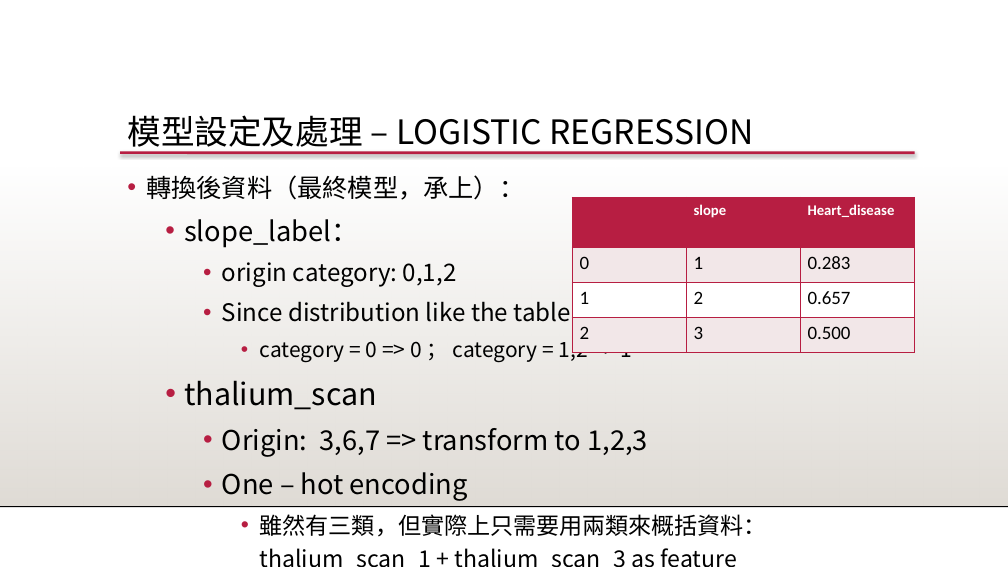
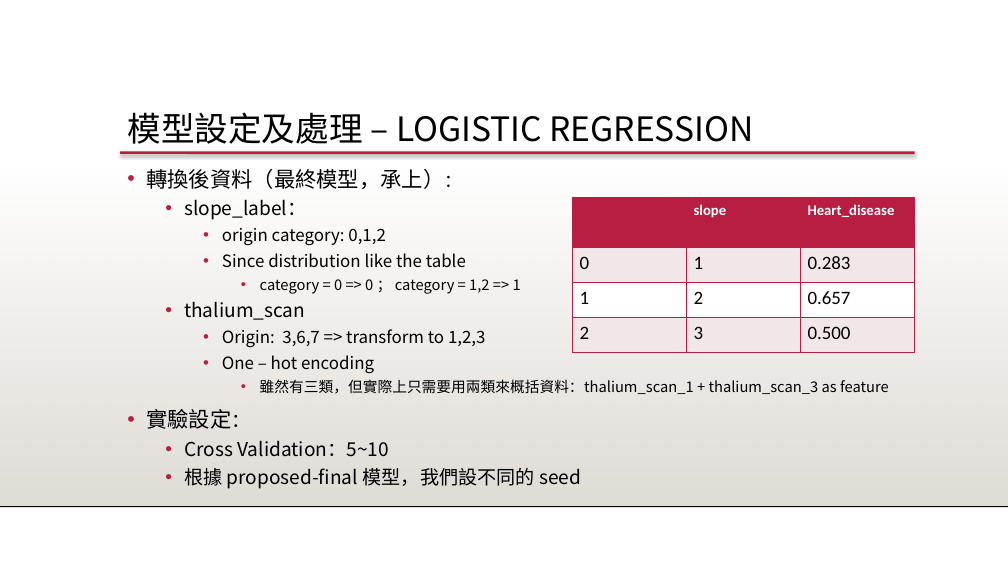
Before and after one commit to 1082-datascience/finalproject-finalproject-1082ds_group3, a slide deck: slide 32 of docs/1082_datascience_FP_3.pptx. Drawn at 1008x567 pixels with LibreOffice and Linux fonts; fonts in the diff are those of the drawing; background and template pictures are left out. Boxes give left, top, right and bottom in pixels: in the first picture for what was removed or moved away, otherwise in the second. Text is boxed around its words. In the diff, an @@ line names an element or a change of style, - is before the commit and + after.

```diff
--- a/docs/1082_datascience_FP_3.pptx
+++ b/docs/1082_datascience_FP_3.pptx
@@ text "模型設定及處理 – LOGISTIC REGRESSION" at bbox=[127, 112, 753, 144]: line spacing 0.9 to 0.8 @@
@@ text "轉換後資料（最終模型，承上）：" at bbox=[146, 169, 889, 489]: size 24 to 20.3 pt, size 24 to 16.8 pt in "轉換後資料（最終模型，承上）："; size 26 to 18.2 pt in "slope_label：", "實驗設定："; size 23 to 16.1 pt in "origin category: 0,1,2", "Since distribution like the table"; font Noto Sans CJK TC to Noto Sans CJK SC in "origin category: 0,1,2", "Since distribution like the table", "category = 0 => 0 ； category ...", "Origin: 3,6,7 => transform to 1,2,3" and 1 more places; size 20 to 14 pt in "category = 0 => 0 ； category ..."; size 29 to 18.2 pt in "thalium_scan"; size 26 to 16.1 pt in "Origin: 3,6,7 => transform to 1,2,3", "One – hot encoding"; size 22 to 14 pt in "雖然有三類，但實際上只需要用兩類來概括資料：thalium_scan_1 + thalium_scan_3 as fea ..."; size 26 to 20.3 pt in "實驗設定："; size 23 to 18.2 pt in "Cross Validation：5~10"; size 24 to 18.2 pt in "根據 proposed-final 模型，我們設不同的 seed"; line spacing 1.2 to 1 @@
@@ table: place and size @@
-table at bbox=[572, 197, 915, 343]
+table at bbox=[572, 197, 915, 352]
```
Also in this commit, not shown: 37 other slides changed.
